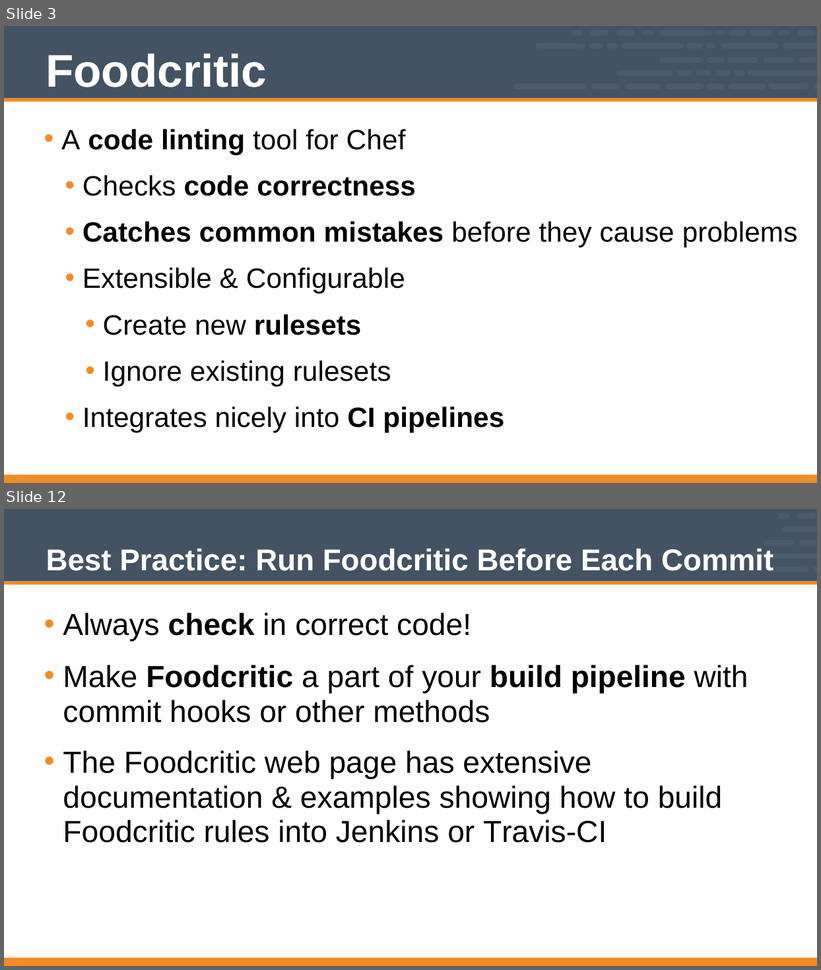
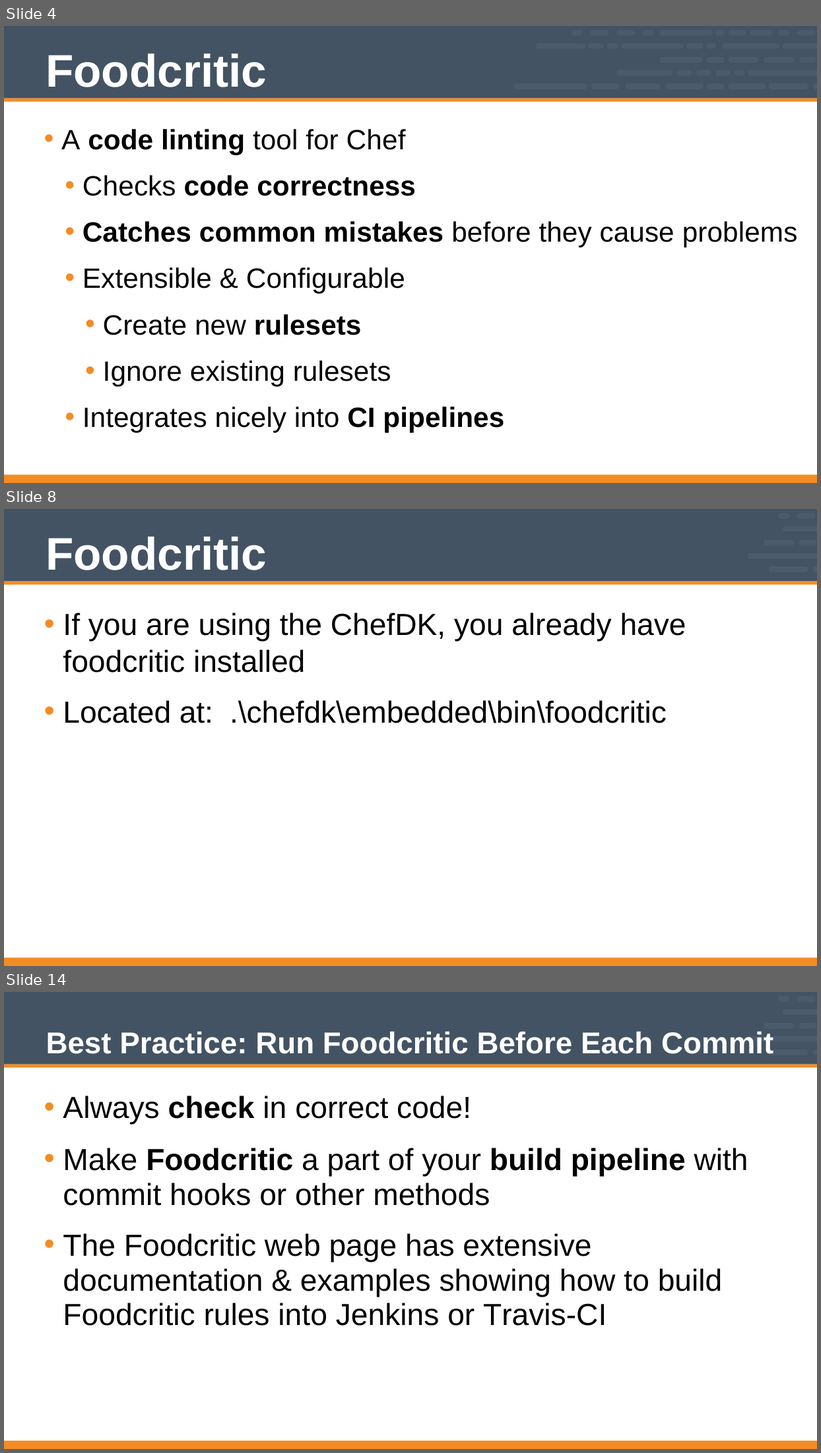
Before and after one commit to nathenharvey/chef-intermediate, a slide deck: Modules/10-Chef_Intermediate.pptx. Shown one above the other, each under a label of ours: slides 3 and 12 before the commit, slides 4, 8 and 14 after it; the slides between them are not shown. The pictures are 821x970 and 821x1453 pixels, drawn with LibreOffice and Linux fonts; fonts in the diff are those of the drawing. Boxes give left, top, right and bottom in pixels: in the first picture for what was removed or moved away, otherwise in the second. Text is boxed around its words. In the diff, an @@ line names an element or a change of style, - is before the commit and + after.

Commit message:
Updated Foodcritic (changes originally by @SteveDelFante)

```diff
--- a/Modules/10-Chef_Intermediate.pptx
+++ b/Modules/10-Chef_Intermediate.pptx
@@ slide 8 added at <box>4,509,817,966</box>, background #FFFFFF; not listed: 1 template element that a slide beside it also shows @@
@@ freeform shape added at <box>778,513,789,519</box>, fill #4B5B6B @@
@@ freeform shape added at <box>783,526,817,532</box>, fill #4B5B6B @@
@@ freeform shape added at <box>797,513,816,519</box>, fill #4B5B6B @@
@@ title added at <box>46,536,267,570</box>, 72 pt, text #FFFFFF, bold @@
+Foodcritic
@@ freeform shape added at <box>763,540,794,546</box>, fill #4B5B6B @@
@@ freeform shape added at <box>799,540,816,546</box>, fill #4B5B6B @@
@@ freeform shape added at <box>748,553,817,559</box>, fill #4B5B6B @@
@@ freeform shape added at <box>769,566,809,572</box>, fill #4B5B6B @@
@@ freeform shape added at <box>812,566,816,572</box>, fill #4B5B6B @@
@@ freeform shape added at <box>4,581,817,584</box>, fill #F38C24 @@
@@ text added at <box>63,613,686,723</box>, 48 pt, text #000000 @@
+• If you are using the ChefDK, you already have foodcritic installed
+• Located at: .\chefdk\embedded\bin\foodcritic
@@ freeform shape added at <box>4,958,817,966</box>, fill #F38C24 @@
@@ what was slide 3 is now slide 4 @@
@@ what was slide 12 is now slide 14 @@
```
Also in this commit, not shown: 8 slides changed, 2 other slides added, 1 slide removed.
